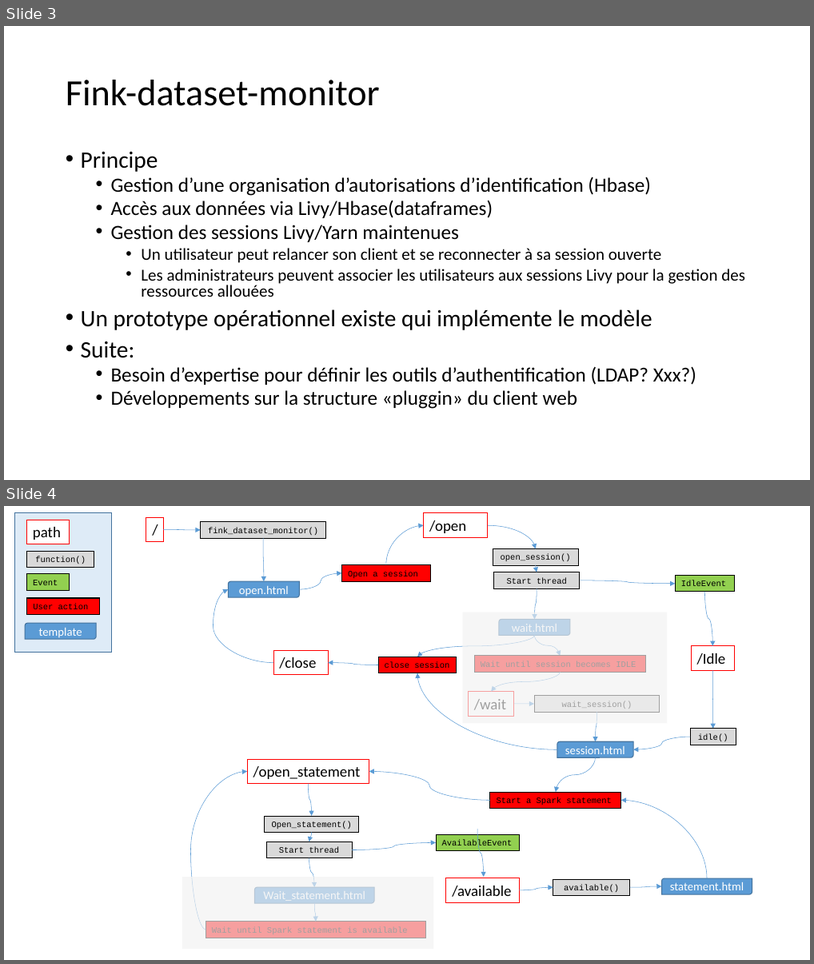
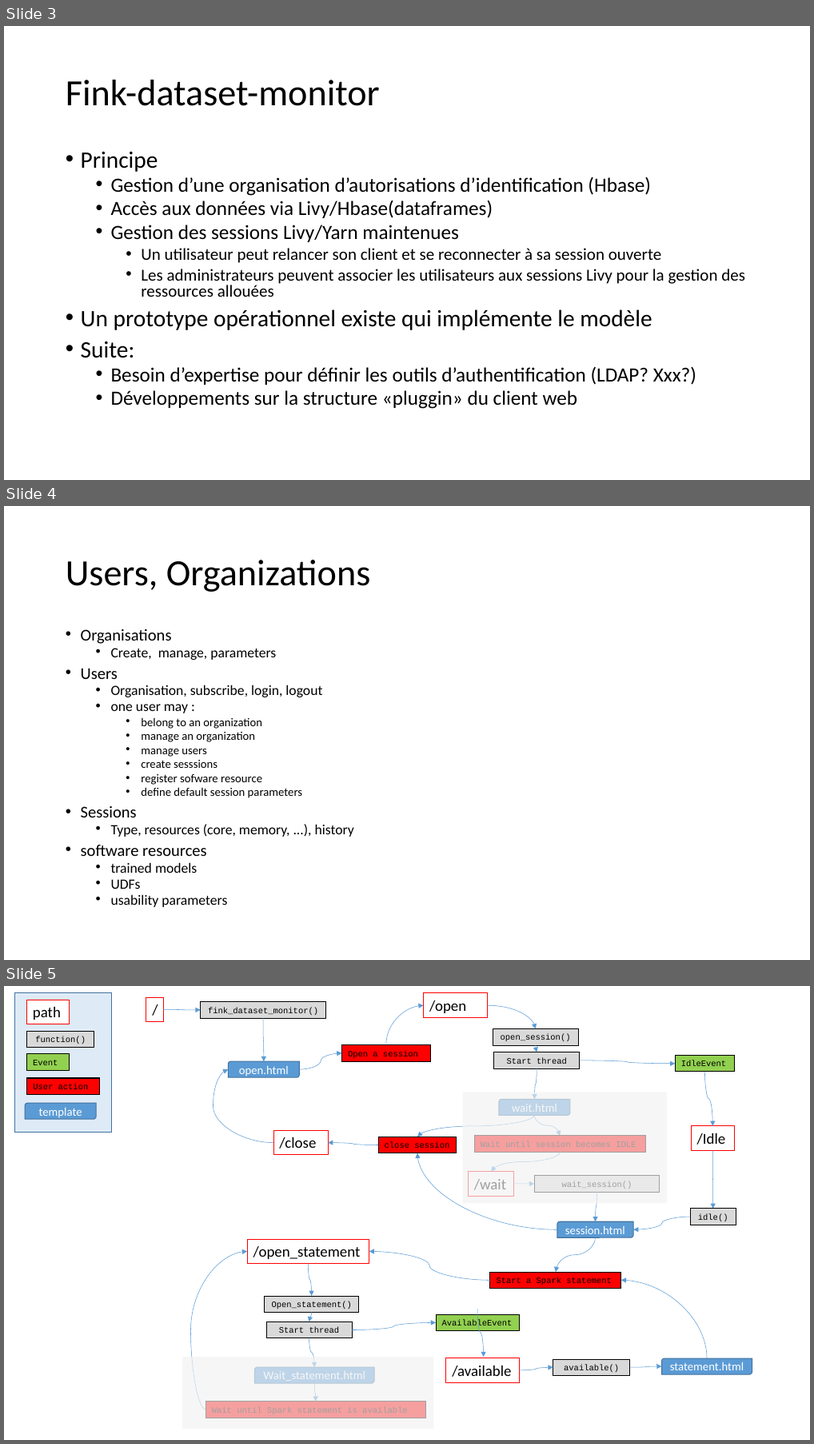
Before and after one commit to zhangjingyuan1985/spark-restapi, a slide deck: doc/Design.pptx. Shown one above the other, each under a label of ours: slides 3 and 4 before the commit, slides 3, 4 and 5 after it. The pictures are 814x964 and 814x1444 pixels, drawn with LibreOffice and Linux fonts; fonts in the diff are those of the drawing. Boxes give left, top, right and bottom in pixels: in the first picture for what was removed or moved away, otherwise in the second. Text is boxed around its words. In the diff, an @@ line names an element or a change of style, - is before the commit and + after.

Commit message:
Various R&D in the direction of the global & external management. Cut management of external user & orgs vs internal spark + broker engine
Study html design (menus... Jupyter aspect)

```diff
--- a/doc/Design.pptx
+++ b/doc/Design.pptx
@@ slide 4 added at (4,506,810,960), background #FFFFFF @@
@@ title added at (66,560,371,592), 44 pt, text #000000 @@
+Users, Organizations
@@ text added at (81,629,354,907), 16.8 pt, text #000000 @@
+• Organisations
+  • Create, manage, parameters
+• Users
+  • Organisation, subscribe, login, logout
+  • one user may :
+    • belong to an organization
+    • manage an organization
+    • manage users
+    • create sesssions
+    • register sofware resource
+    • define default session parameters
+• Sessions
+  • Type, resources (core, memory, ...), history
+• software resources
+  • trained models
+  • UDFs
+  • usability parameters
@@ what was slide 4 is now slide 5 @@
```
Also in this commit, not shown: 1 slide changed, 1 other file.
